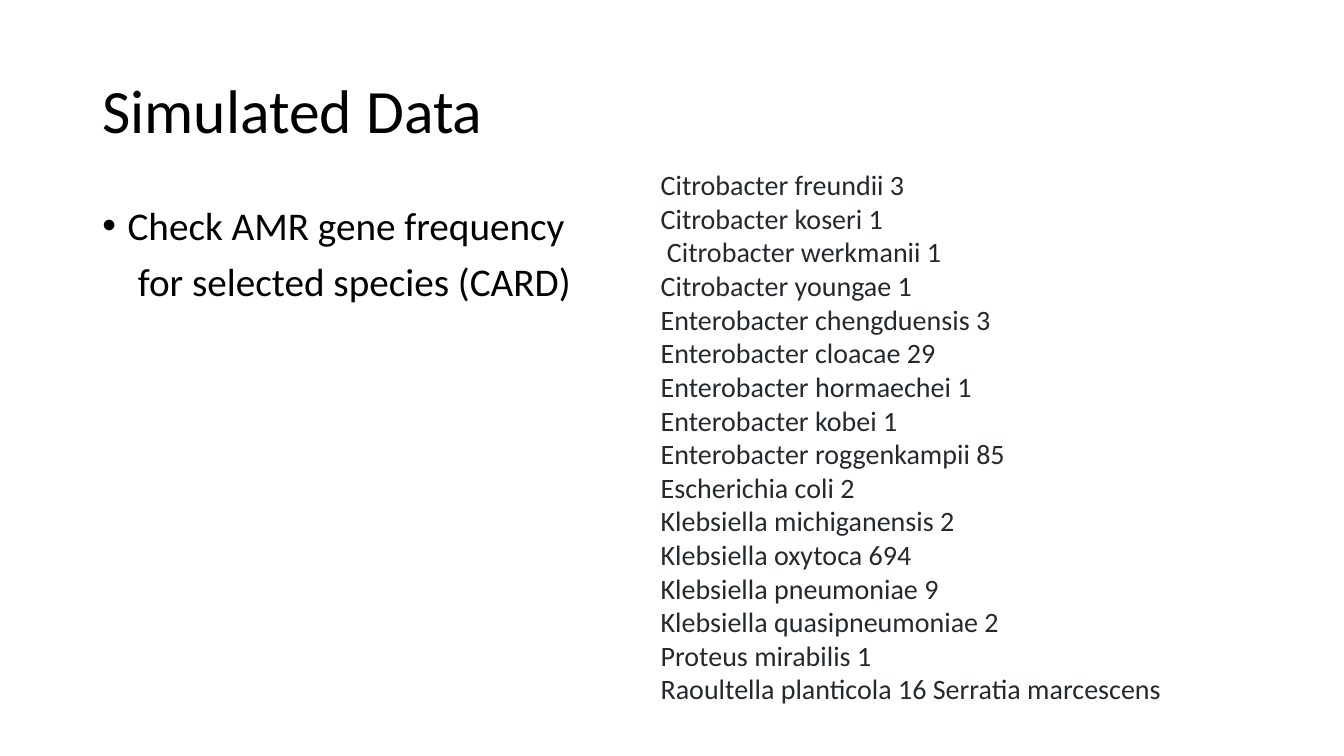
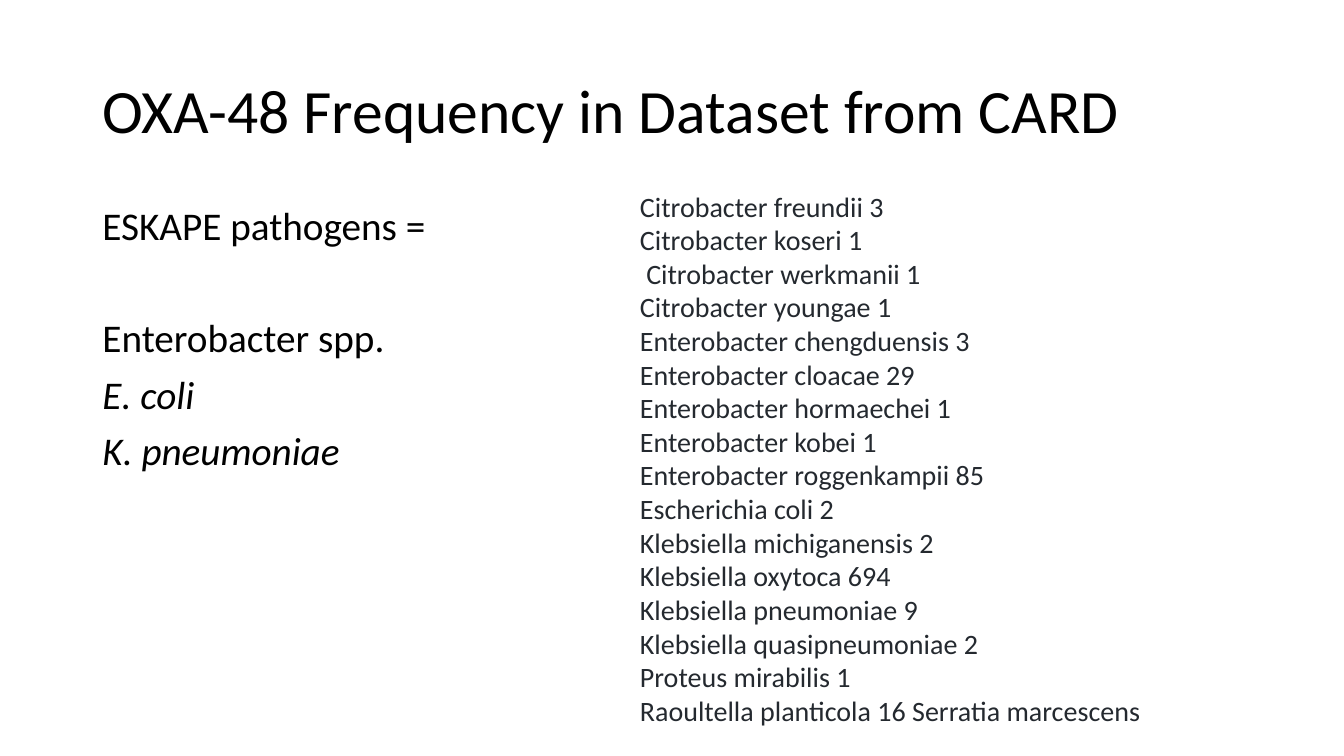
Before and after one commit to AMR-Hackathon-2021/benchmarking_datasets, a slide deck: slide 5 of data/notes/HackathonDataProgress_13-10-2021.pptx. Drawn at 1344x756 pixels with LibreOffice and Linux fonts; fonts in the diff are those of the drawing. Boxes give left, top, right and bottom in pixels: in the first picture for what was removed or moved away, otherwise in the second. Text is boxed around its words. In the diff, an @@ line names an element or a change of style, - is before the commit and + after.

```diff
--- a/data/notes/HackathonDataProgress_13-10-2021.pptx
+++ b/data/notes/HackathonDataProgress_13-10-2021.pptx
@@ title at (102, 90, 1119, 143): text changed @@
-Simulated Data
+OXA-48 Frequency in Dataset from CARD
@@ text "Citrobacter freundii 3": place and size @@
-text "Citrobacter freundii 3" at (661, 175, 1160, 704)
+text "Citrobacter freundii 3" at (640, 197, 1140, 726)
@@ text at (102, 212, 397, 472): text changed @@
-• Check AMR gene frequency
-for selected species (CARD)
+ESKAPE pathogens =
+Enterobacter spp.
+E. coli
+K. pneumoniae
```
Also in this commit, not shown: 1 other slide changed, 1 other file.
